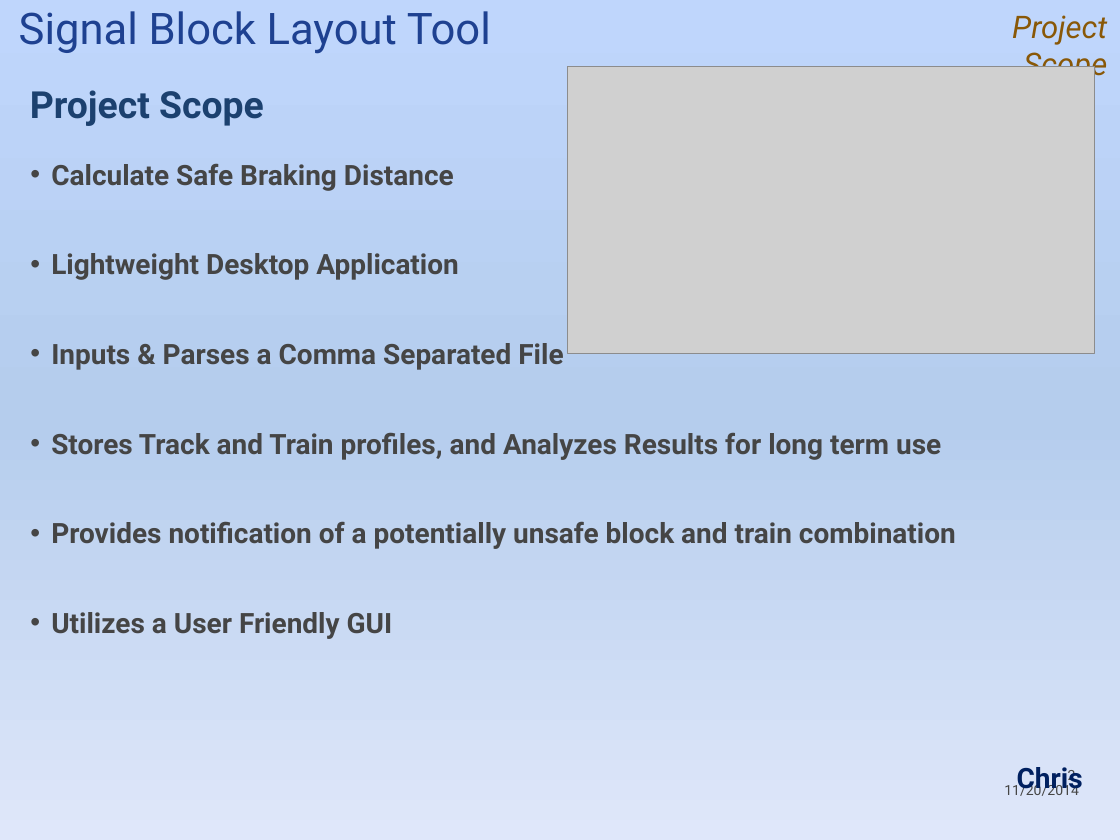
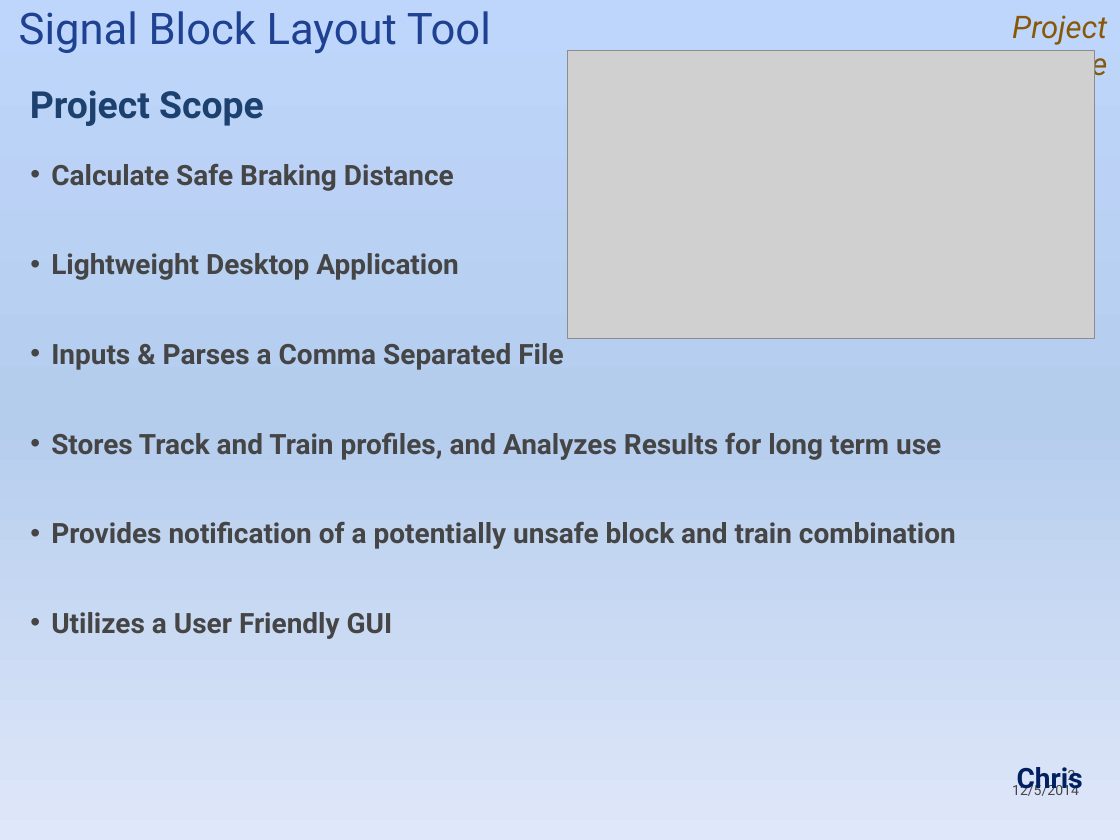
Before and after one commit to Topgun122104/SeniorProj, a slide deck: slide 2 of Documents/Presentations/Senior Design Project Summary Presentation Nov 14.pptx. Drawn at 1120x840 pixels with LibreOffice and Linux fonts; fonts in the diff are those of the drawing; grey boxes stand for pictures; background and template pictures are left out. Boxes give left, top, right and bottom in pixels: in the first picture for what was removed or moved away, otherwise in the second. Text is boxed around its words. In the diff, an @@ line names an element or a change of style, - is before the commit and + after.

```diff
--- a/Documents/Presentations/Senior Design Project Summary Presentation Nov 14.pptx
+++ b/Documents/Presentations/Senior Design Project Summary Presentation Nov 14.pptx
@@ picture: place and size @@
-picture at [568, 66, 1094, 354]
+picture at [568, 50, 1094, 338]
@@ text at [1012, 782, 1079, 796]: text changed @@
-11/20/2014
+12/5/2014
```
Also in this commit, not shown: 2 other slides changed.
